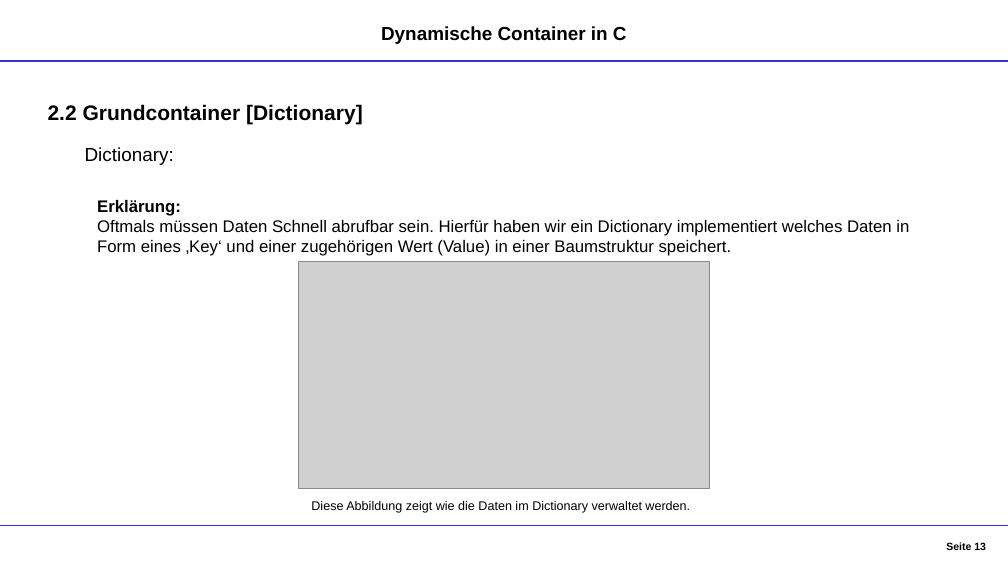
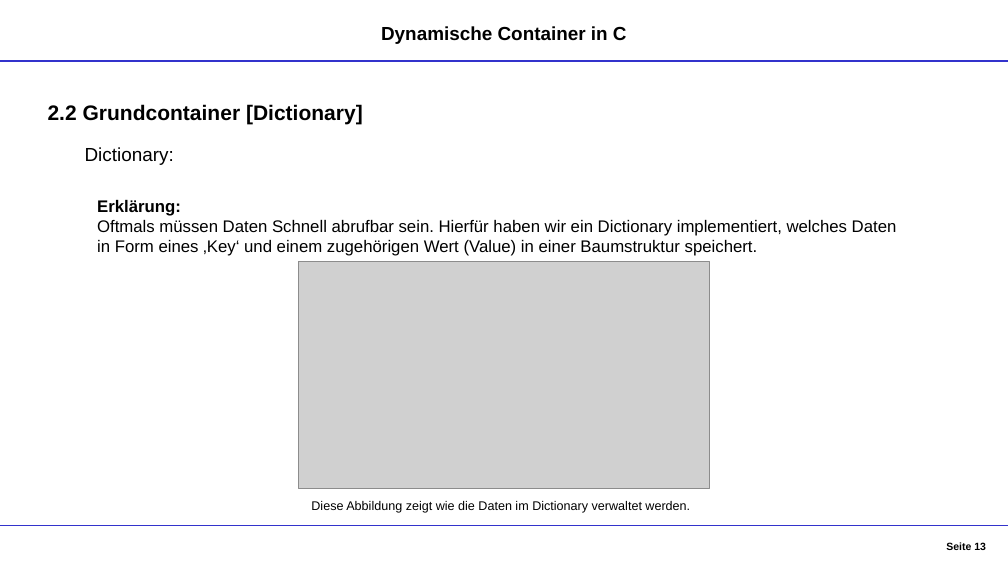
Before and after one commit to DennisGoss99/InPr_DynamicCollections, a slide deck: slide 13 of Dokumentation/Container - Präsentation.pptx. Drawn at 1008x567 pixels with LibreOffice and Linux fonts; fonts in the diff are those of the drawing; grey boxes stand for pictures. Boxes give left, top, right and bottom in pixels: in the first picture for what was removed or moved away, otherwise in the second. Text is boxed around its words. In the diff, an @@ line names an element or a change of style, - is before the commit and + after.

```diff
--- a/Dokumentation/Container - Präsentation.pptx
+++ b/Dokumentation/Container - Präsentation.pptx
@@ text at box(97, 220, 897, 256): text changed @@
-Oftmals müssen Daten Schnell abrufbar sein. Hierfür haben wir ein Dictionary implementiert welches Daten in Form eines ‚Key‘ und einer zugehörigen Wert (Value) in einer Baumstruktur speichert.
+Oftmals müssen Daten Schnell abrufbar sein. Hierfür haben wir ein Dictionary implementiert, welches Daten in Form eines ‚Key‘ und einem zugehörigen Wert (Value) in einer Baumstruktur speichert.
```
Also in this commit, not shown: 9 other slides changed.
